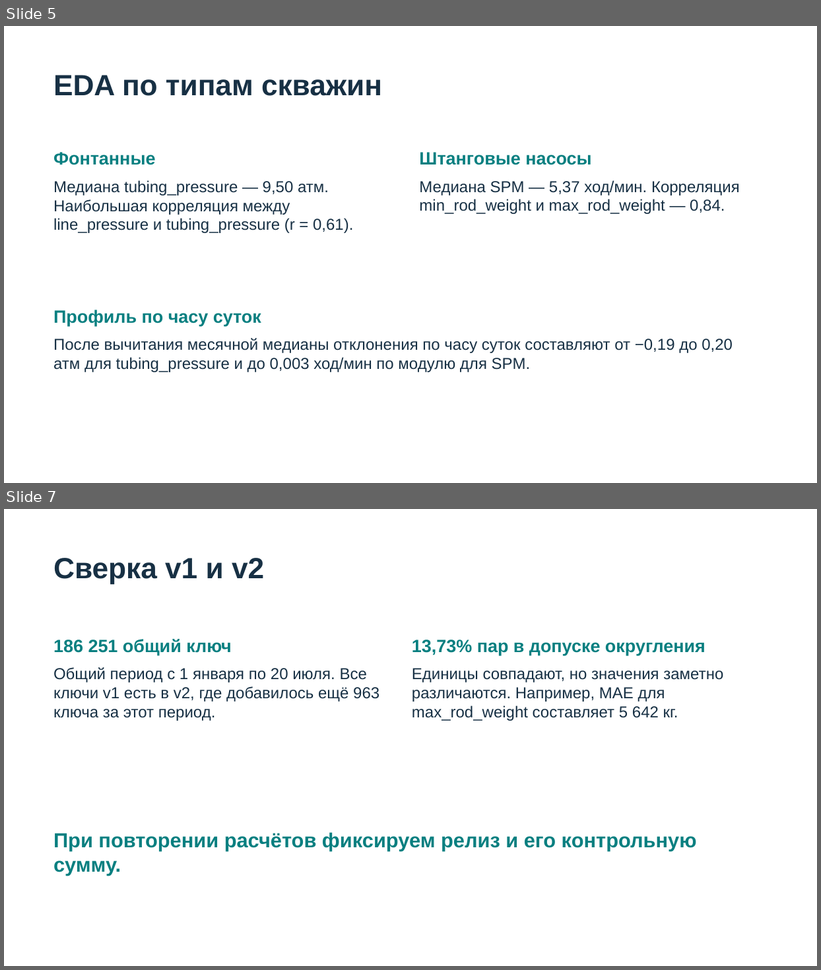
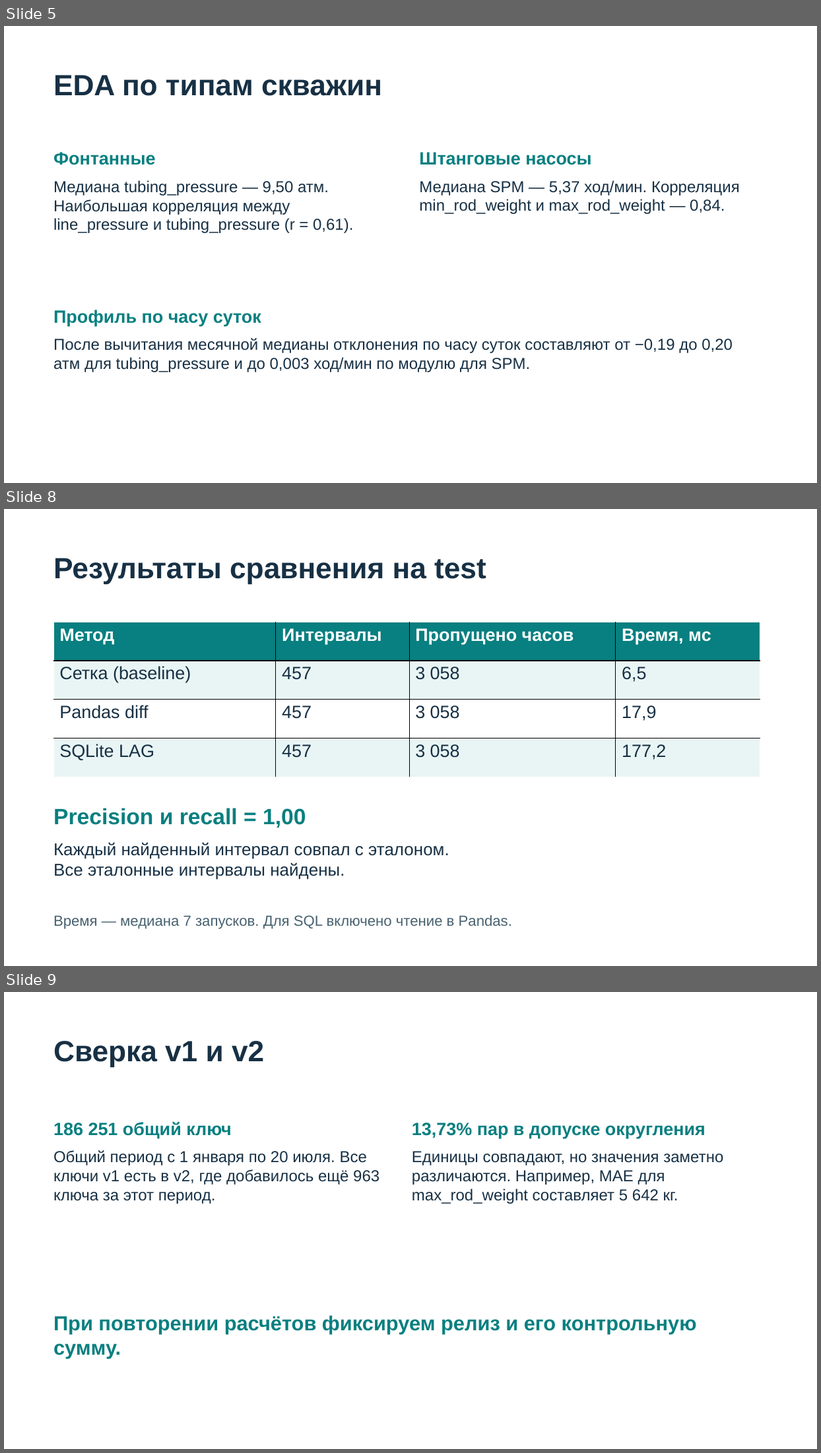
Before and after one commit to Erengayip/NK_sensor_audit_project, a slide deck: docs/NK_sensor_audit.pptx. Shown one above the other, each under a label of ours: slides 5 and 7 before the commit, slides 5, 8 and 9 after it; the slides between them are not shown. The pictures are 821x970 and 821x1453 pixels, drawn with LibreOffice and Linux fonts; fonts in the diff are those of the drawing. Boxes give left, top, right and bottom in pixels: in the first picture for what was removed or moved away, otherwise in the second. Text is boxed around its words. In the diff, an @@ line names an element or a change of style, - is before the commit and + after.

```diff
--- a/docs/NK_sensor_audit.pptx
+++ b/docs/NK_sensor_audit.pptx
@@ slide 8 added at box(4, 509, 817, 966), background #FFFFFF @@
@@ text added at box(54, 558, 486, 584), 34.5 pt, text #173044, bold @@
+Результаты сравнения на test
@@ table added at box(54, 622, 760, 777), 4 rows, 4 columns @@
+Метод | Интервалы | Пропущено часов | Время, мс
+Сетка (baseline) | 457 | 3 058 | 6,5
+Pandas diff | 457 | 3 058 | 17,9
+SQLite LAG | 457 | 3 058 | 177,2
@@ text added at box(54, 808, 306, 828), 26.2 pt, text #087F80, bold @@
+Precision и recall = 1,00
@@ text added at box(54, 842, 450, 880), 20.2 pt, text #173044 @@
+Каждый найденный интервал совпал с эталоном.
+Все эталонные интервалы найдены.
@@ text added at box(54, 916, 512, 929), 17.2 pt, text #486270 @@
+Время — медиана 7 запусков. Для SQL включено чтение в Pandas.
@@ what was slide 7 is now slide 9 @@
```
Also in this commit, not shown: 2 other slides added, 1 slide removed.
